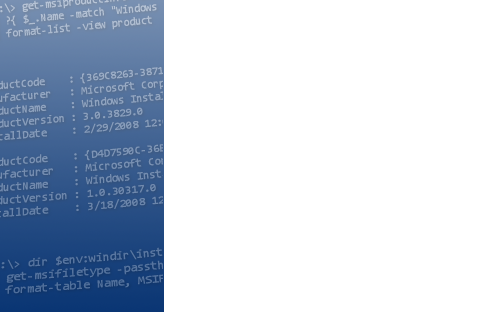
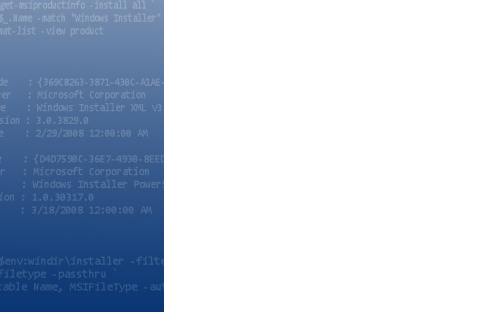
Layer changes from the first 493 x 312 image to the second:
renamed "Console" to "Text", opacity 100% → 50%, painted on it over [0, 0, 164, 294]
removed layer "Shadow" over [0, 0, 163, 296]
